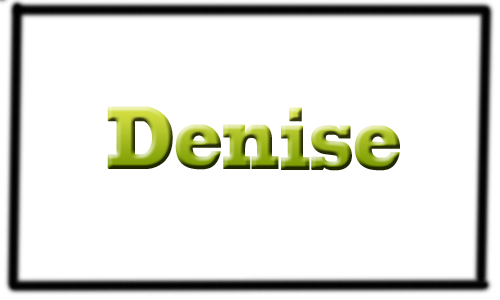
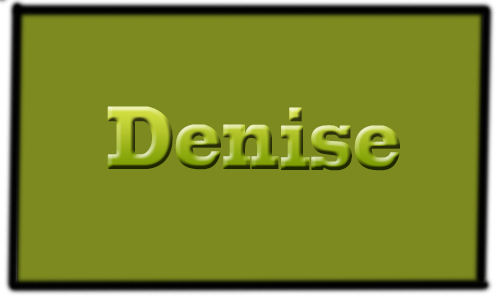
The second (500, 300) image is a revision of the first. Changes to its layers:
added layer "Layer 2" over [17, 8, 483, 285]
